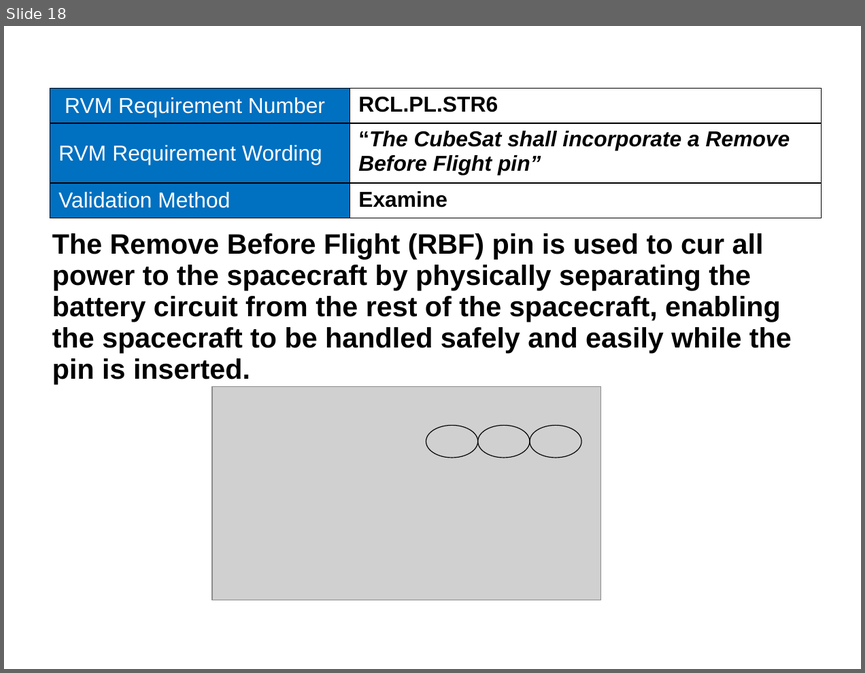
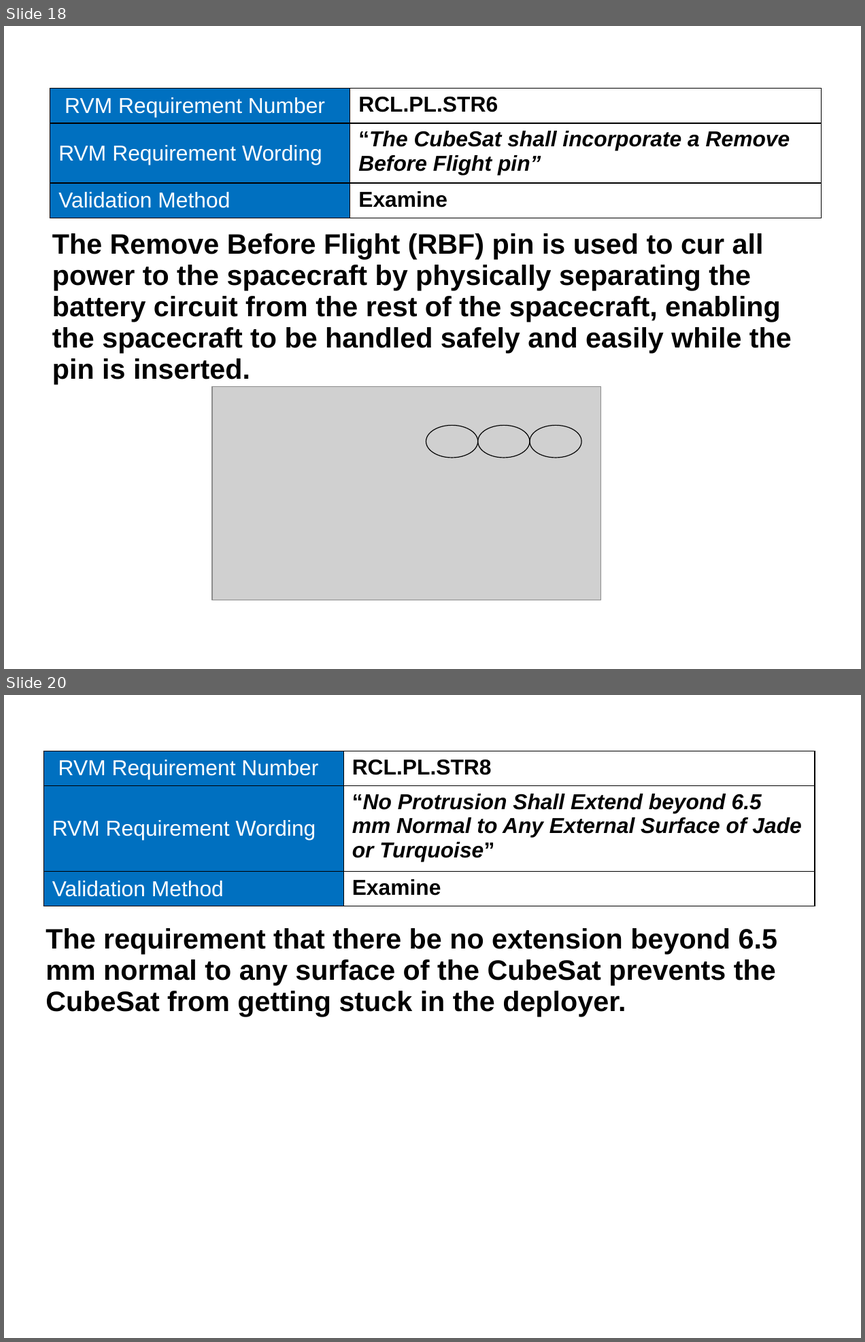
Before and after one commit to RascalSeniorDesign/Preliminary-Design, a slide deck: CMQA/Presentations/SRR Presentation.pptx. Shown one above the other, each under a label of ours: slide 18 before the commit, slides 18 and 20 after it; the slides between them are not shown. The pictures are 865x673 and 865x1342 pixels, drawn with LibreOffice and Linux fonts; fonts in the diff are those of the drawing; grey boxes stand for pictures; background and template pictures are left out. Boxes give left, top, right and bottom in pixels: in the first picture for what was removed or moved away, otherwise in the second. Text is boxed around its words. In the diff, an @@ line names an element or a change of style, - is before the commit and + after.

```diff
--- a/CMQA/Presentations/SRR Presentation.pptx
+++ b/CMQA/Presentations/SRR Presentation.pptx
@@ slide 20 added at (x1=4, y1=695, x2=861, y2=1338), background picture (left out) @@
@@ table added at (x1=43, y1=751, x2=815, y2=906), 3 rows, 2 columns @@
+RVM Requirement Number | RCL.PL.STR8
+RVM Requirement Wording | “No Protrusion Shall Extend beyond 6.5 mm Normal to Any External Surface of Jade or Turquoise”
+Validation Method | Examine
@@ title added at (x1=352, y1=759, x2=492, y2=775), 32 pt, text #FFFFFF, italic @@
+RCL.PL.STR8
@@ text added at (x1=45, y1=928, x2=777, y2=1017), 26 pt, text #000000, bold @@
+The requirement that there be no extension beyond 6.5 mm normal to any surface of the CubeSat prevents the CubeSat from getting stuck in the deployer.
```
Also in this commit, not shown: 7 other slides added, 9 slides removed.
